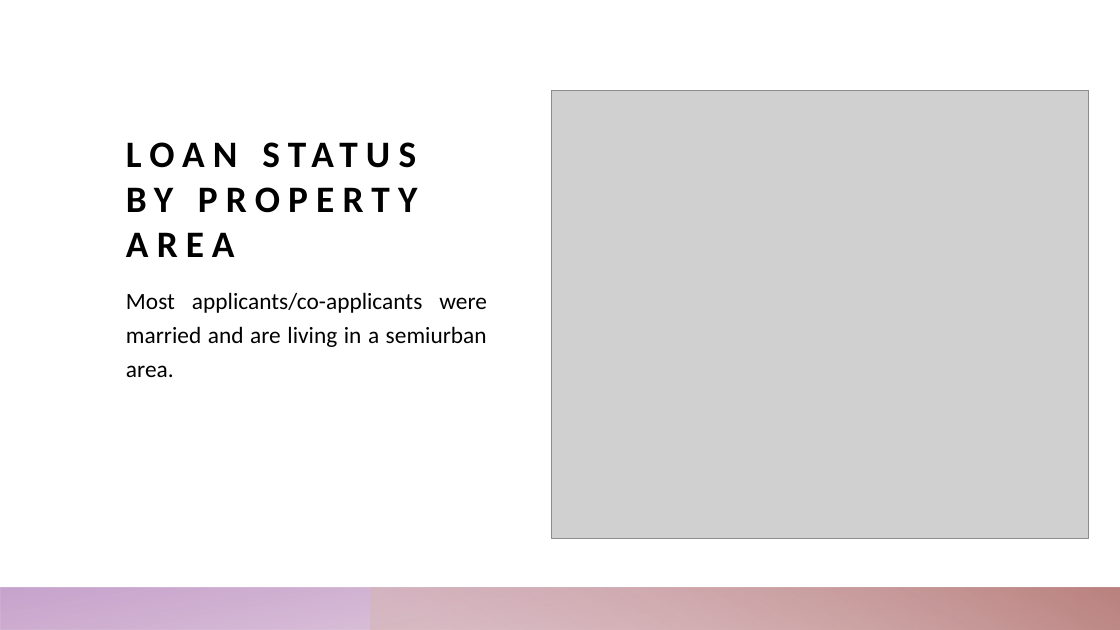
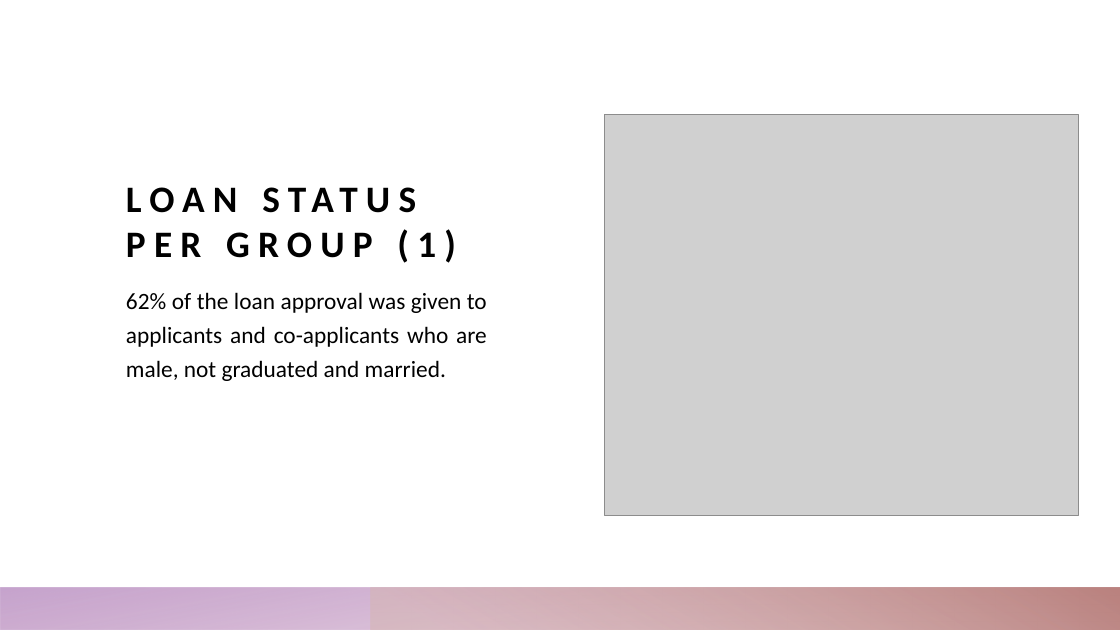
Before and after one commit to rafaelaqfc/Loan-Prediction-Project, a slide deck: slide 9 of Presentation.pptx. Drawn at 1120x630 pixels with LibreOffice and Linux fonts; fonts in the diff are those of the drawing; grey boxes stand for pictures. Boxes give left, top, right and bottom in pixels: in the first picture for what was removed or moved away, otherwise in the second. Text is boxed around its words. In the diff, an @@ line names an element or a change of style, - is before the commit and + after.

```diff
--- a/Presentation.pptx
+++ b/Presentation.pptx
@@ picture: place and size @@
-picture at (551,91,1089,539)
+picture at (604,114,1079,515)
@@ title at (126,229,455,263): text changed @@
-LOAN STATUS BY PROPERTY AREA
+LOAN STATUS PER GROUP (1)
@@ text at (126,292,487,381): text changed @@
-Most applicants/co-applicants were married and are living in a semiurban area.
+62% of the loan approval was given to applicants and co-applicants who are male, not graduated and married.
```
Also in this commit, not shown: 2 other slides changed, 3 slides added, 1 slide removed, 1 other file.
